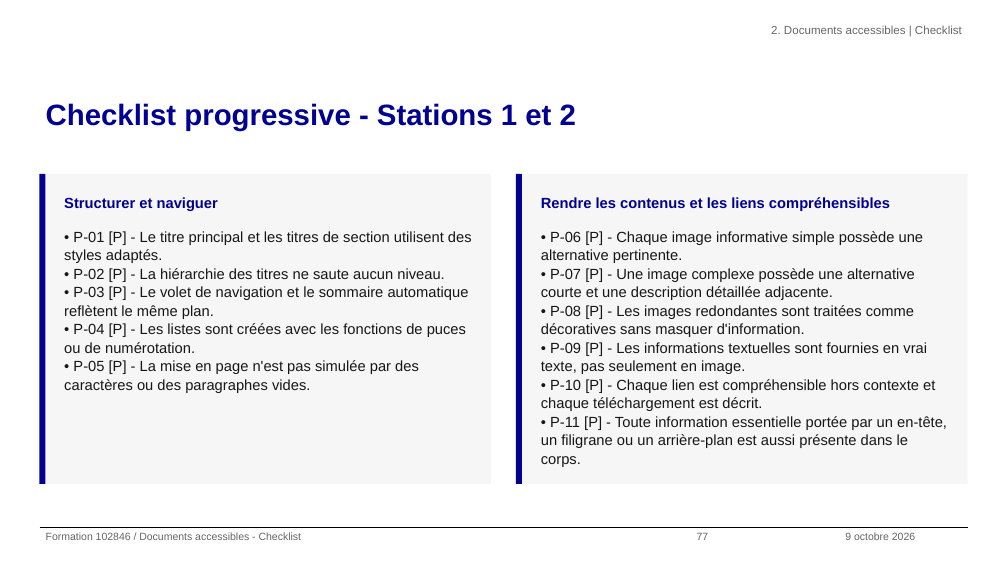
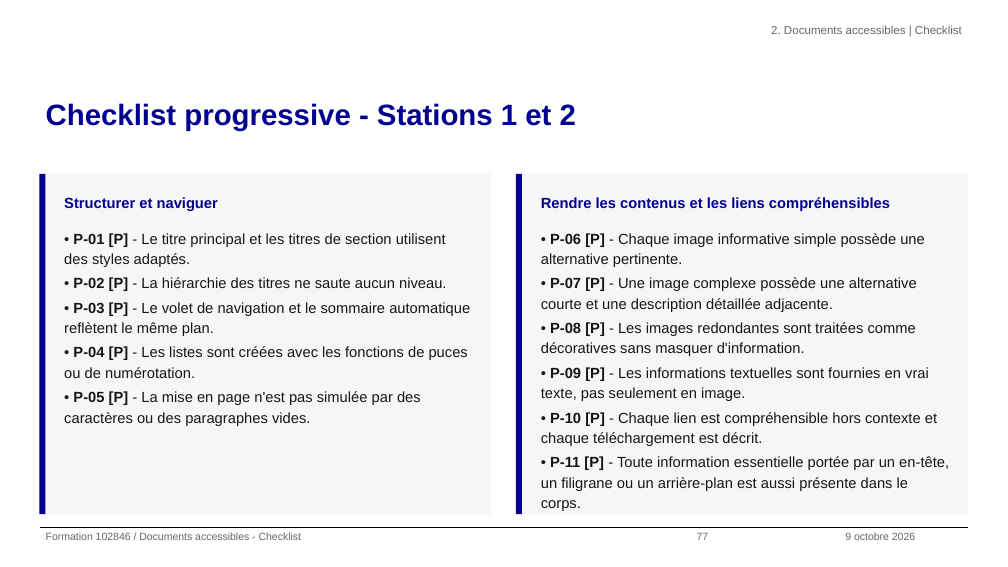
Before and after one commit to alexandra-guiderdoni/usine-fabrication-igpde-102846-ay11, a slide deck: slide 77 of livrables-IGPDE-2026-102846/Formateur/support-formation-102846-2026-IGPDE.pptx. Drawn at 1008x567 pixels with LibreOffice and Linux fonts; fonts in the diff are those of the drawing; background and template pictures are left out. Boxes give left, top, right and bottom in pixels: in the first picture for what was removed or moved away, otherwise in the second. Text is boxed around its words. In the diff, an @@ line names an element or a change of style, - is before the commit and + after.

```diff
--- a/livrables-IGPDE-2026-102846/Formateur/support-formation-102846-2026-IGPDE.pptx
+++ b/livrables-IGPDE-2026-102846/Formateur/support-formation-102846-2026-IGPDE.pptx
@@ rectangle: place and size @@
-rectangle at [39,174,45,484]
+rectangle at [39,174,45,514]
@@ rectangle: place and size @@
-rectangle at [45,174,491,484]
+rectangle at [45,174,491,514]
@@ rectangle: place and size @@
-rectangle at [516,174,522,484]
+rectangle at [516,174,522,514]
@@ rectangle: place and size @@
-rectangle at [522,174,967,484]
+rectangle at [522,174,967,514]
@@ text "• P-01 [P] - Le ..." at [64,232,470,426]: bold on in "P-01 [P]", "P-02 [P]", "P-03 [P]", "P-04 [P]" and 1 more places; line spacing 1.05 to 1.15; more space between paragraphs @@
@@ text "• P-06 [P] - Chaque ..." at [541,233,949,511]: bold on in "P-06 [P]", "P-07 [P]", "P-08 [P]", "P-09 [P]" and 2 more places; line spacing 1.05 to 1.15; more space between paragraphs @@
```
Also in this commit, not shown: 18 other slides changed, 29 other files.
